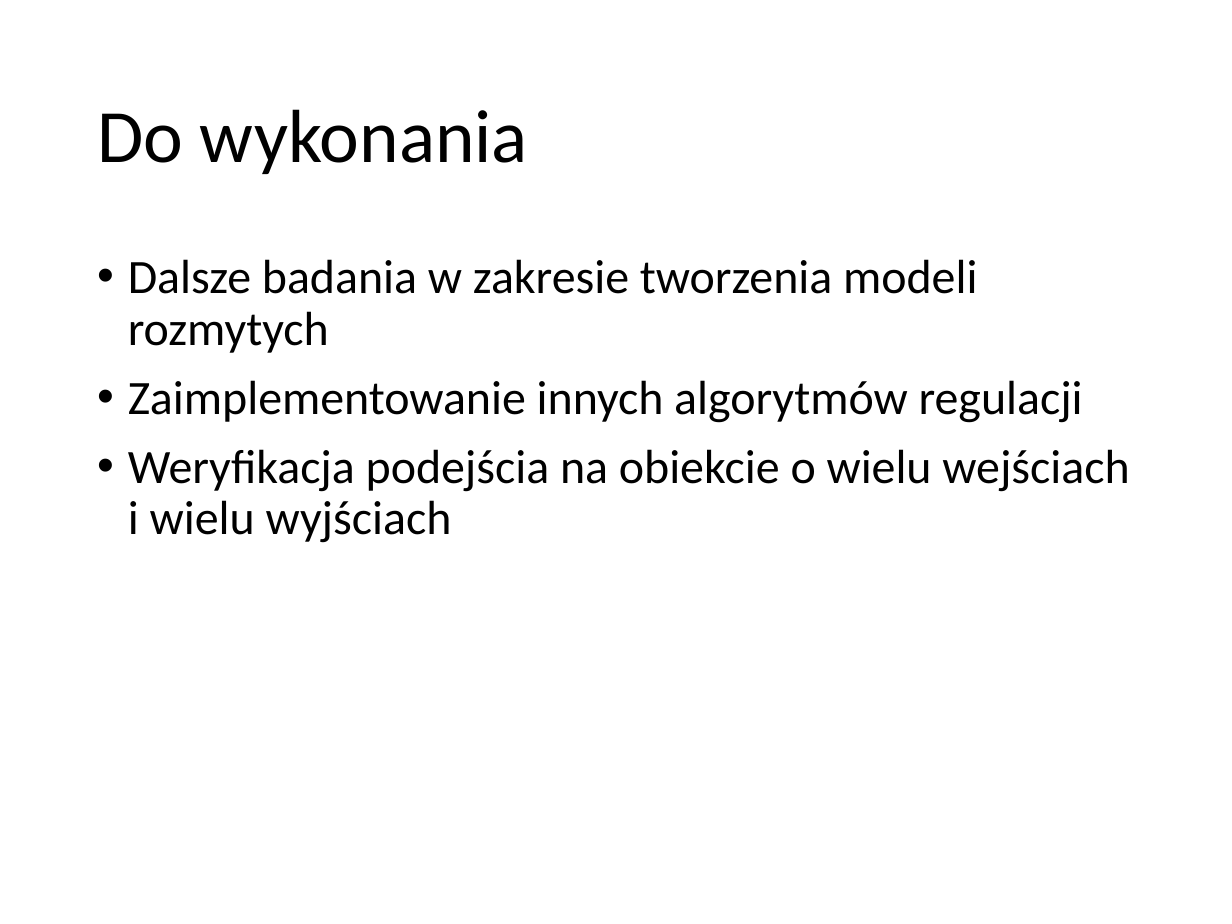
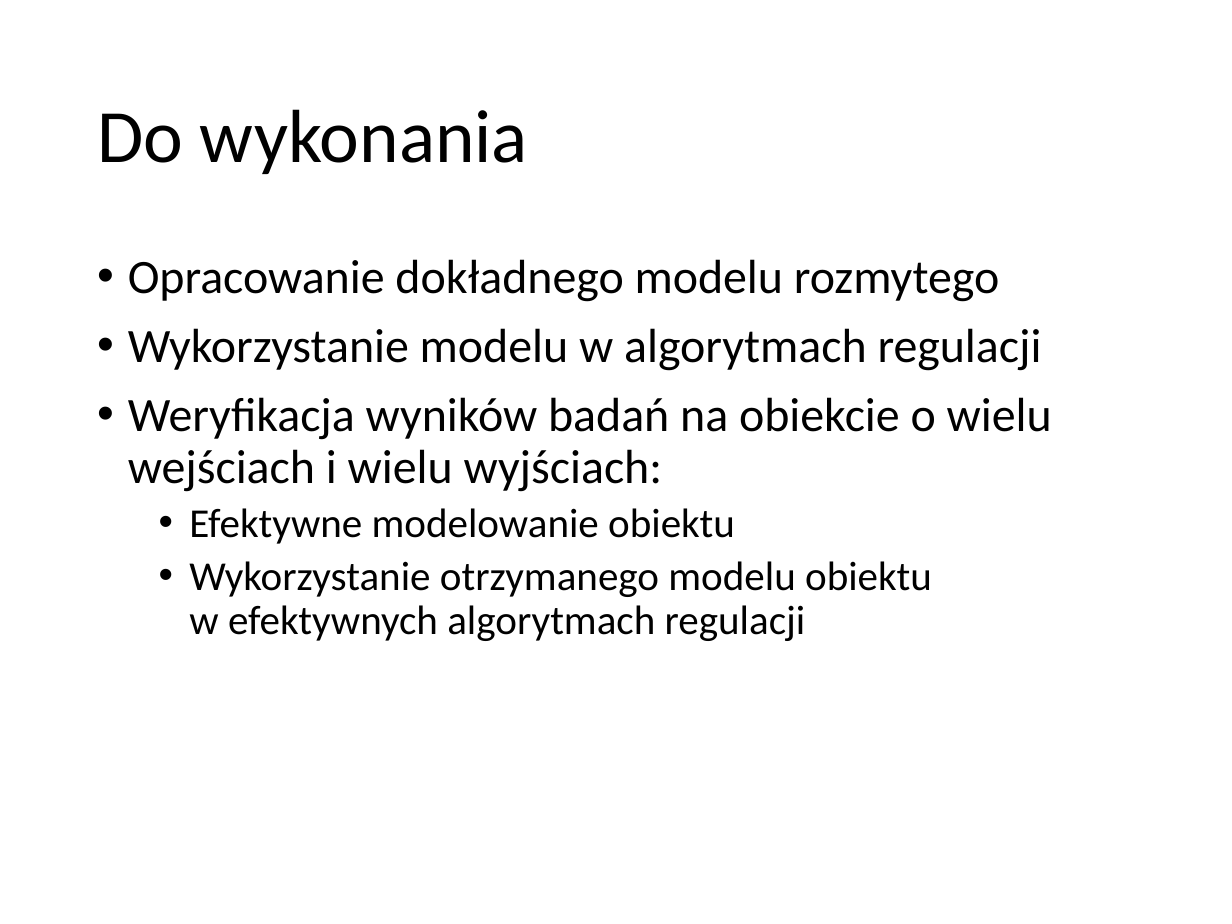
Before and after one commit to macklo/masters-thesis, a slide deck: slide 4 of presentations/SDM2_wstep.pptx. Drawn at 1232x924 pixels with LibreOffice and Linux fonts; fonts in the diff are those of the drawing. Boxes give left, top, right and bottom in pixels: in the first picture for what was removed or moved away, otherwise in the second. Text is boxed around its words. In the diff, an @@ line names an element or a change of style, - is before the commit and + after.

```diff
--- a/presentations/SDM2_wstep.pptx
+++ b/presentations/SDM2_wstep.pptx
@@ text at (128, 259, 1052, 641): text changed @@
-• Dalsze badania w zakresie tworzenia modeli rozmytych
-• Zaimplementowanie innych algorytmów regulacji
-• Weryfikacja podejścia na obiekcie o wielu wejściach i wielu wyjściach
+• Opracowanie dokładnego modelu rozmytego
+• Wykorzystanie modelu w algorytmach regulacji
+• Weryfikacja wyników badań na obiekcie o wielu wejściach i wielu wyjściach:
+  • Efektywne modelowanie obiektu
+  • Wykorzystanie otrzymanego modelu obiektu
+    w efektywnych algorytmach regulacji
```
Also in this commit, not shown: 2 other slides changed, 1 slide removed, 14 other files.
